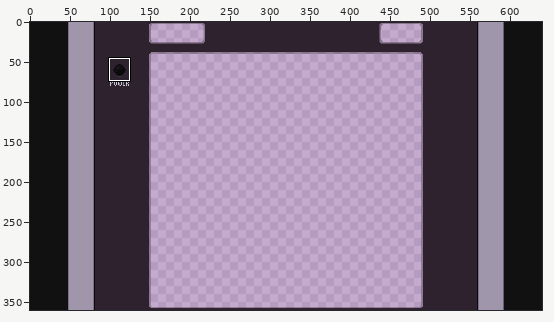
Two states of a pixel-art file, games/Phaser-Snake-Game/public/assets/sprites/spaceBoyBase.aseprite. Above, an overview of the earlier version with the close-up marked.
Close-up. Earlier state:
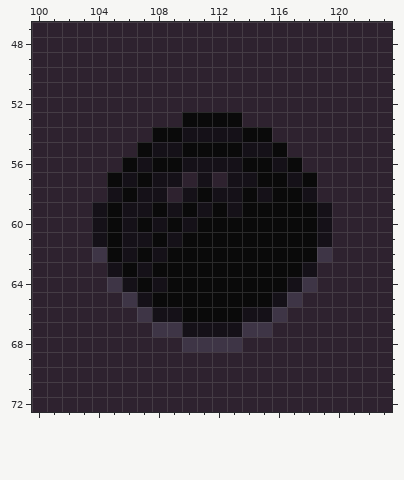
640x360 pixels, 1 frame. Shown: x 100..123, y 47..72. The commit also changed other parts of the picture, which this record leaves out.
Now the later version:
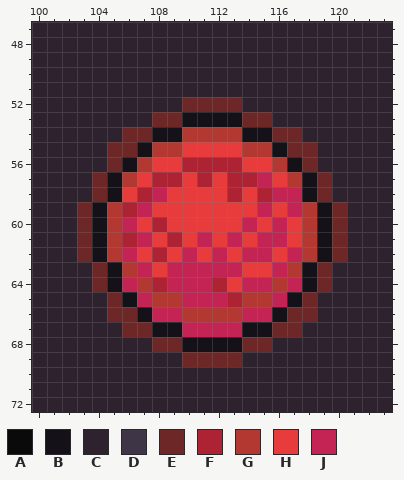
Palette (. is transparent): A #0a0a0a  B #151118  C #2e222f  D #3e3546  E #6e2727  F #ae2334  G #b33831  H #e83b3b  J #c32454
Diff:
layer "light" added
Layer "light":
y 52: x 110..113 CCCC -> EEEE
y 53: x 108..115 CCAAAACC -> EEBBBBEE
y 54: x 106..117 CCAABBBBAACC -> EEBBGGGGBBEE
y 55: x 105..118 CCABBAAAABBACC -> EEBGGHHHHGGBEE
y 56: x 105..118 CABAABBBBAABAC -> EBGHHFFFFHHGBE
y 57: x 104..119 CABABBCBCBBAABAC -> EBGHFFHFHFFJHGBE
y 58: x 104 C -> E; x 106..117 ABBCBABBABAA -> HFJHHHHFHFJJ; x 119 C -> E
y 59: x 103 C -> E; x 105..118 ABBABABABAAAAA -> GFJHHHHHHHJHJG; x 120 C -> E
y 60: x 103 C -> E; x 105..118 ABABABAAAAAAAA -> GJHFHHHHHJHJHG; x 120 C -> E
y 61: x 103 C -> E; x 105..118 ABBABAAAAAAAAA -> GFJHFHJHJHJJHG; x 120 C -> E
y 62: x 103..120 CDABABAAAAAAAAAADC -> EBGJHFHJHJHJJHJGBE
y 63: x 104 C -> E; x 106..117 ABAAAAAAAAAA -> GJHJJJJJHHJG; x 119 C -> E
y 64: x 104..119 CDBABAAAAAAAABDC -> EBJGFJJJFHJJGJBE
y 65: x 105..118 CDBAAAAAAAABDC -> EBJGGJJJFGGJBE
y 66: x 105..118 CCDBBAAAABBDCC -> EEBJJGGGGJJBEE
y 67: x 106..117 CCDDBBBBDDCC -> EEBBJJJJBBEE
y 68: x 108..115 CCDDDDCC -> EEBBBBEE
y 69: x 110..113 CCCC -> EEEE
